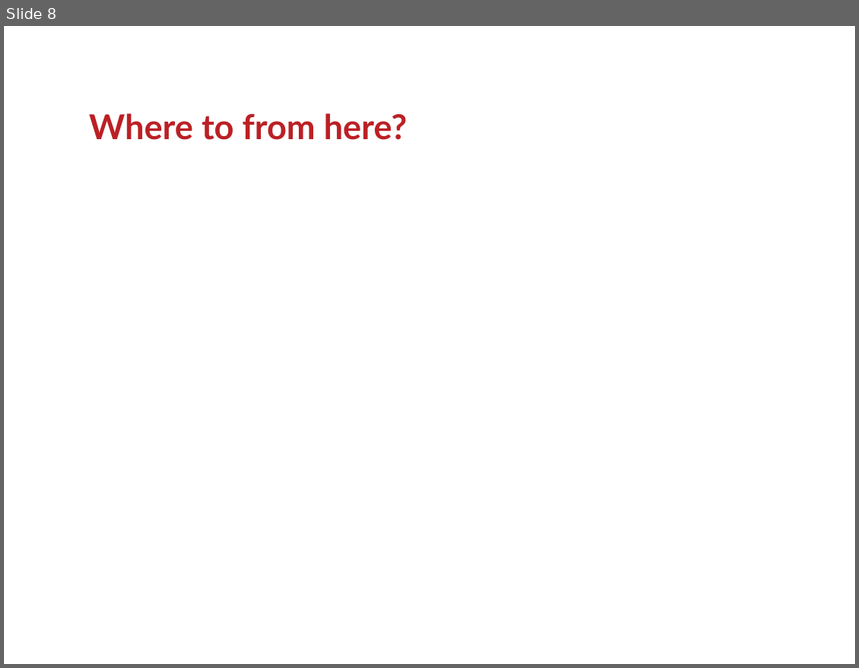
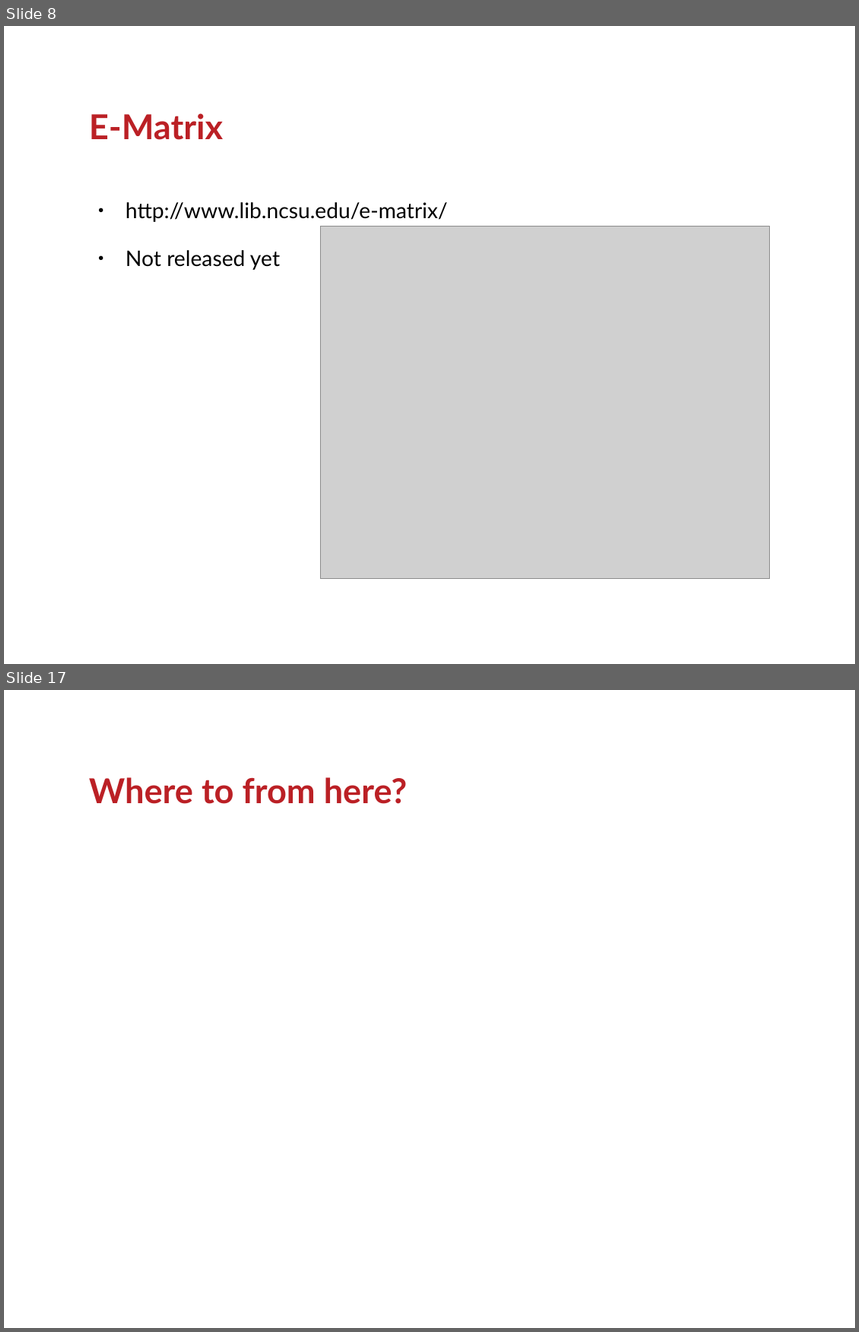
Before and after one commit to ranginui/presentation, a slide deck: kohaconclave/opensource_erm/erm.odp. Shown one above the other, each under a label of ours: slide 8 before the commit, slides 8 and 17 after it; the slides between them are not shown. The pictures are 859x668 and 859x1332 pixels, drawn with LibreOffice and Linux fonts; fonts in the diff are those of the drawing; grey boxes stand for pictures; background and template pictures are left out. Boxes give left, top, right and bottom in pixels: in the first picture for what was removed or moved away, otherwise in the second. Text is boxed around its words. In the diff, an @@ line names an element or a change of style, - is before the commit and + after.

```diff
--- a/kohaconclave/opensource_erm/erm.odp
+++ b/kohaconclave/opensource_erm/erm.odp
@@ slide 8 added at [4,26,855,664], background #FFFFFF @@
@@ title added at [89,113,223,140], 32 pt, text #BB2025, bold @@
+E-Matrix
@@ text added at [126,202,448,270], 20 pt, text #000000 @@
+● http://www.lib.ncsu.edu/e-matrix/
+● Not released yet
@@ picture added at [321,227,770,580] @@
@@ what was slide 8 is now slide 17 @@
```
Also in this commit, not shown: 2 slides changed, 10 other slides added, 1 slide removed.
